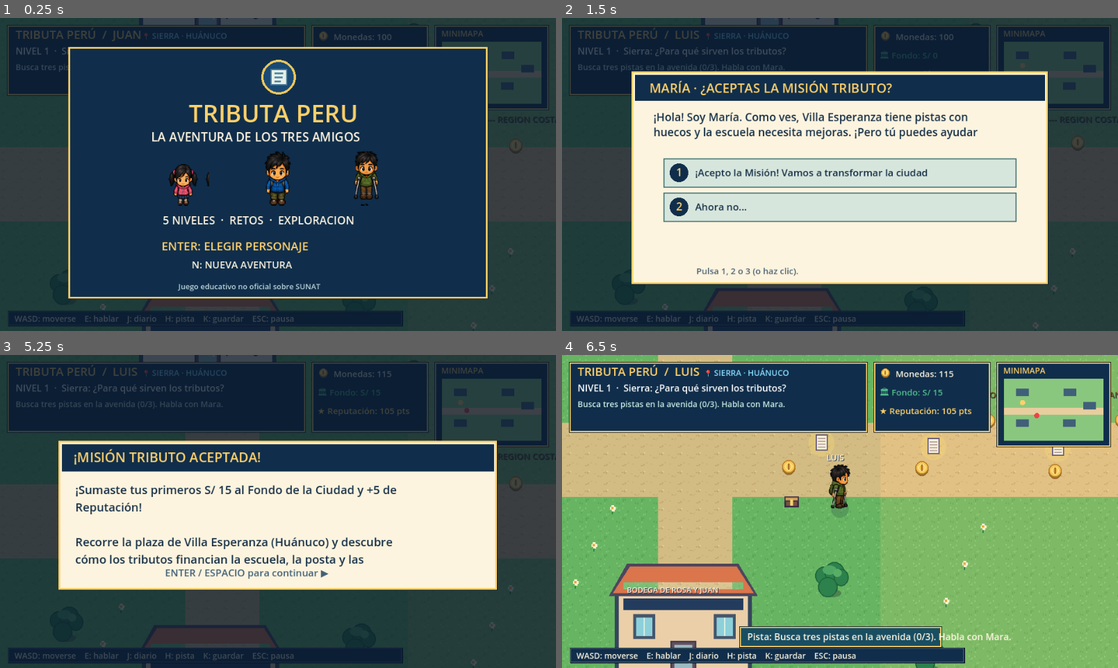
Above: before the commit, frames 1-4 (two rows, left to right).
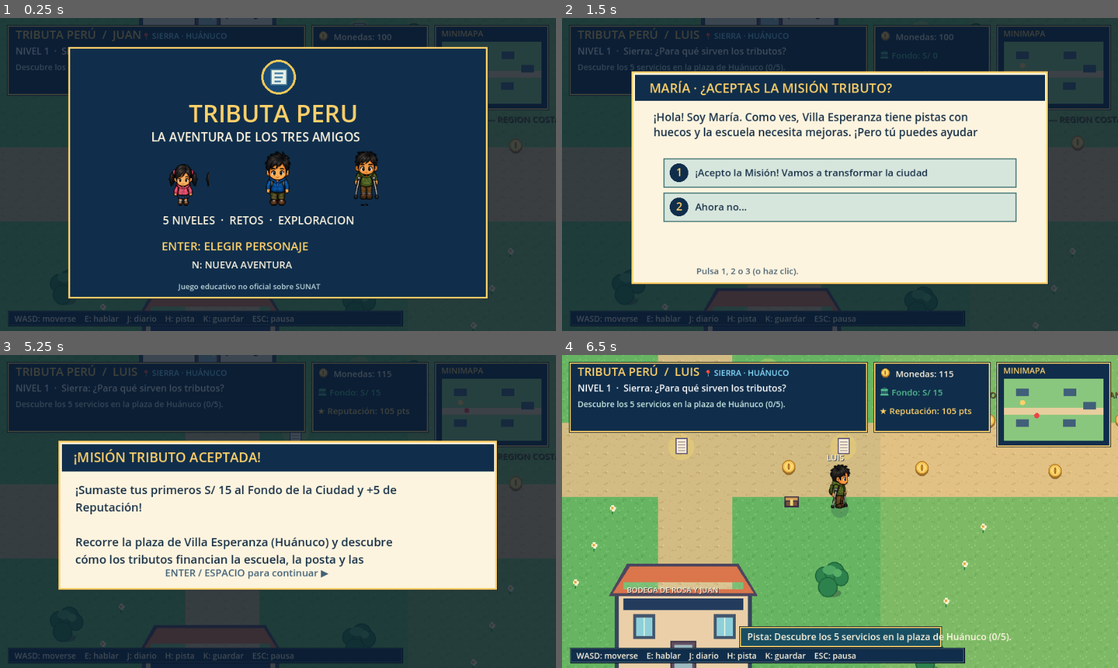
Above: after the commit, the same moments.

Repository: karoandrea/tributa-peru-godot
Game: Godot game, scene res://main.tscn
Two runs of this game, one before a commit and one after it. Both use one fixed random seed, a clock stepped at 60 frames per second and the inputs below. Sound files missing from this copy of the repository are replaced by a short silence.
Inputs (mouse positions are in pixels of both pictures, inside the frame that each line leads up to):
- Up to frame 1 (0.25 s): no input
- Up to frame 2 (1.5 s): tap Enter at 0.5, 0.8, 1.35 s; move the mouse to (962, 158) at 0.52 s; hold Right 0.53-1.28 s; tap E at 0.6 s; click (962, 158) at 0.67 s; tap Space at 0.77, 1.25 s; move the mouse to (728, 190) at 1.27 s; hold Down from 1.28 s (still down)
- Up to frame 3 (5.25 s): tap Space at 1.52, 2.75, 3.02, 3.77, 4.25, 4.52 s; tap H at 1.55, 2.1, 3.8, 4.35 s; tap Enter at 2, 3.05, 3.5, 3.6 s; move the mouse to (333, 442) at 2.02 s; release Down at 2.03 s; hold Right 2.03-2.78 s; tap E at 2.3, 2.85, 4.55 s; move the mouse to (250, 574) at 2.77 s; hold Up 2.78-3.53 s; click (250, 574) at 2.92 s; move the mouse to (444, 558) at 3.52 s; hold Left 3.53-5.03 s; move the mouse to (111, 464) at 4.27 s; move the mouse to (305, 511) at 5.02 s; hold Down from 5.03 s (still down); tap Keypad Enter at 5.1 s; click (305, 511) at 5.17 s
- Up to frame 4 (6.5 s): tap Enter at 5.3 s; move the mouse to (756, 433) at 5.77 s; release Down at 5.78 s; hold Right from 5.78 s (still down); tap N at 5.85 s; tap Space at 6.02 s; tap H at 6.05 s

The runs differ from the first frame. In frame 1, less than 0.1% of the frame differs, in the area x 3-66%, y 2-18%; in frame 2, 0.1%; in frame 3, 0.2%; in frame 4, 1.5%, in the area x 3-91%, y 1-92%.

Commit message:
feat: implementacion completa Nivel 1 Huánuco con los 5 servicios publicos y educacion tributaria

Diff:
--- a/scripts/main.gd
+++ b/scripts/main.gd
@@ -89,10 +89,12 @@
     {"id": "juan", "name": "Juan", "role": "Club de retos", "pos": Vector2(1065, 493), "stage": 0}
 ]
 var objects: Array = [
-    {"id": "p1", "level": 1, "pos": Vector2(602, 644), "name": "Pista: impuestos", "kind": "paper"},
-    {"id": "p2", "level": 1, "pos": Vector2(795, 650), "name": "Pista: servicios", "kind": "paper"},
-    {"id": "p3", "level": 1, "pos": Vector2(1010, 653), "name": "Pista: contribuyentes", "kind": "paper"},
-    {"id": "d1", "level": 2, "pos": Vector2(1185, 576), "name": "Actividad economica", "kind": "paper"},
+    {"id": "h_escuela", "level": 1, "pos": Vector2(280, 420), "name": "Colegio Leoncio Prado (Escuela)", "kind": "paper", "info": "Educación pública gratuita: carpetas, textos y maestros financiados con el presupuesto tributario nacional."},
+    {"id": "h_posta", "level": 1, "pos": Vector2(620, 410), "name": "Posta Médica de Huánuco", "kind": "paper", "info": "Salud pública: vacunas, medicinas y doctores pagados con los tributos que aportamos entre todos."},
+    {"id": "h_alumbrado", "level": 1, "pos": Vector2(510, 520), "name": "Alumbrado Público de la Plaza", "kind": "paper", "info": "Servicios comunales: iluminación nocturna en las calles de Huánuco para seguridad de las familias."},
+    {"id": "h_pista", "level": 1, "pos": Vector2(360, 650), "name": "Pista y Pavimento (Jr. 2 de Mayo)", "kind": "paper", "info": "Infraestructura vial: pistas asfaltadas sin huecos gracias al financiamiento de obras públicas."},
+    {"id": "h_serenazgo", "level": 1, "pos": Vector2(640, 650), "name": "Serenazgo y Seguridad Ciudadana", "kind": "paper", "info": "Seguridad ciudadana: patrulleros y personal municipal que cuidan el orden en la comunidad."},
+    {"id": "d1", "level": 2, "pos": Vector2(1185, 576), "name": "Actividad económica", "kind": "paper"},
     {"id": "d2", "level": 2, "pos": Vector2(1326, 643), "name": "Documento de identidad", "kind": "paper"},
     {"id": "d3", "level": 2, "pos": Vector2(1198, 770), "name": "Domicilio fiscal", "kind": "paper"},
     {"id": "f1", "level": 5, "pos": Vector2(920, 635), "name": "Carpeta de emprendimiento", "kind": "chest"}
@@ -334,7 +336,12 @@
             reputation += 2
             play_sound("pickup")
             save_game()
-            open_message("¡OBJETO ENCONTRADO!", "%s. Ganaste +10 Monedas y aportaste S/ 10 al Fondo Comunal. %s" % [ob["name"], objective()], "")
+            var desc: String = ob.get("info", "")
+            if desc != "":
+                var msg := "%s\n\n%s\n\n¡Sumaste +S/ 10 al Fondo de Huánuco! (%d/5 servicios descubiertos)" % [ob["name"], desc, count_huanuco_services()]
+                open_message("SERVICIO PÚBLICO DE HUÁNUCO", msg, "")
+            else:
+                open_message("¡OBJETO ENCONTRADO!", "%s. Ganaste +10 Monedas y aportaste S/ 10 al Fondo Comunal. %s" % [ob["name"], objective()], "")
             return
     for chest in bonus_chests:
         if not chests.has(chest["id"]) and player.distance_to(chest["pos"]) < 61.0:
@@ -358,6 +365,13 @@
         return
     toast("Acercate a una persona u objeto y pulsa E")
 
+func count_huanuco_services() -> int:
+    var count := 0
+    for id in ["h_escuela", "h_posta", "h_alumbrado", "h_pista", "h_serenazgo"]:
+        if obtained.has(id):
+            count += 1
+    return count
+
 func count_objects(prefix: String) -> int:
     var count := 0
     for i in range(1, 4):
@@ -379,12 +393,22 @@
                 open_message("¡ENTREGA EXPRESS COMPLETADA!", "El equipo de orientación recibió el folleto educativo. ¡Ganaste 40 monedas y una estrella por compartir información tributaria!", "")
                 return
             if level == 1:
-                if count_objects("p") < 3:
-                    open_message(guide_name, "¡Hola! Aprenderemos juntos para qué sirve la SUNAT. Busca los tres documentos brillantes de la avenida y vuelve conmigo para resolver el primer reto.", "")
+                var c := count_huanuco_services()
+                if c < 5:
+                    open_message(guide_name, "¡Hola! Para entender para qué sirven los tributos, recorre la plaza de Huánuco y descubre los 5 servicios públicos esenciales (llevas %d/5)." % c, "")
                 else:
-                    open_quiz("PRIMER RETO: CONOCE LA SUNAT", "¿Cual de estas es una funcion de la SUNAT?", ["Construir todas las carreteras", "Administrar tributos nacionales", "Vender productos de la tienda"], 1, "La SUNAT es la administracion tributaria y aduanera del Peru. Los tributos contribuyen a financiar bienes y servicios publicos.", "finish_1")
+                    open_quiz("NIVEL 1 · ¿PARA QUÉ SIRVEN LOS TRIBUTOS?",
+                        "LUIS: 'O sea que la escuela donde estudio y la posta médica existen gracias a lo que pagamos entre todos...'\n\nMARÍA: ¡Exacto! ¿Para qué sirven los tributos que aportamos los peruanos?",
+                        [
+                            "1. Para financiar colegios, postas médicas, pistas y seguridad pública.",
+                            "2. Para que las autoridades lo guarden en una caja sin usarlo.",
+                            "3. Para regalar premios únicamente a negocios grandes."
+                        ],
+                        0,
+                        "¡Exacto! Los tributos financian los bienes y servicios públicos de Huánuco y todo el Perú. Cuando no se pide boleta, ese dinero no llega a la comunidad.",
+                        "finish_1")
             else:
-                open_message(guide_name, "¡Buen trabajo! La SUNAT administra los tributos nacionales y realiza funciones aduaneras. Continúa explorando para descubrir otras misiones.", "")
+                open_message(guide_name, "¡Buen trabajo en Huánuco! Ahora dirígete a la zona de comercio para aprender sobre los comprobantes de pago.", "")
         "luis":
             var ruc_guide := "GUÍA DE RUC" if hero == "luis" else "LUIS - COMPAÑERO"
             if level == 2:
@@ -579,9 +603,10 @@
 func objective() -> String:
     match level:
         1:
-            if count_objects("p") < 3:
-                return "Busca tres pistas en la avenida (%d/3). Habla con Mara." % count_objects("p")
-            return "¡Tres pistas! Regresa con Mara (edificio azul)."
+            var c := count_huanuco_services()
+            if c < 5:
+                return "Descubre los 5 servicios en la plaza de Huánuco (%d/5)." % c
+            return "¡Los 5 servicios listos! Habla con María en Orientación SUNAT."
         2:
             if count_objects("d") < 3:
                 return "Busca tres fichas cerca del registro (%d/3)." % count_objects("d")
